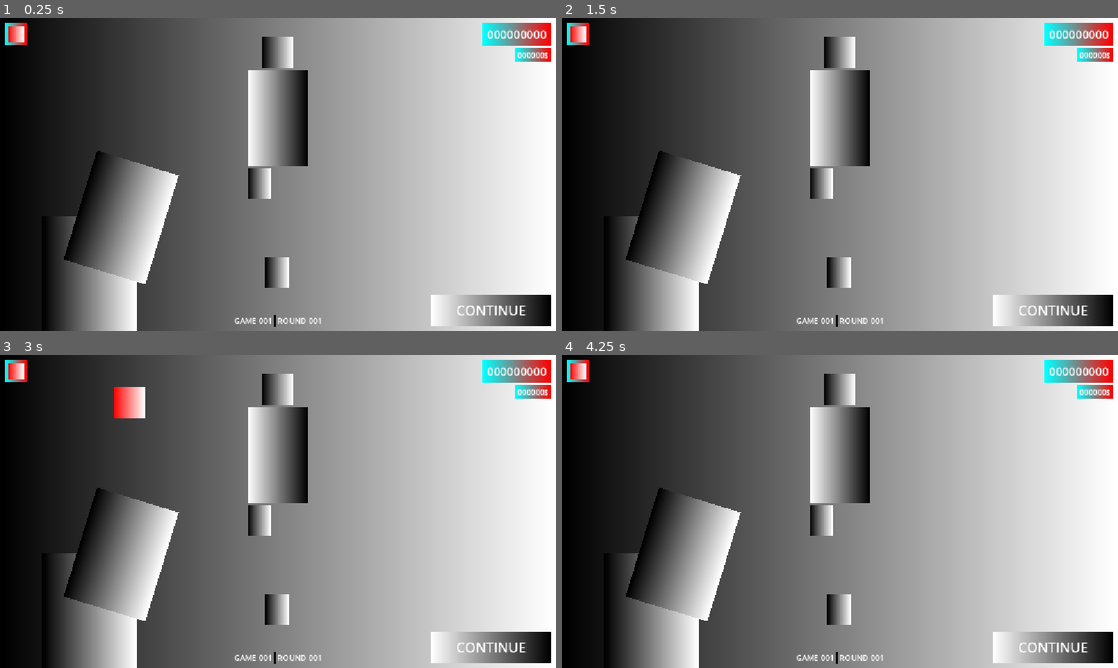
Above: before the commit, frames 1-4 (two rows, left to right).
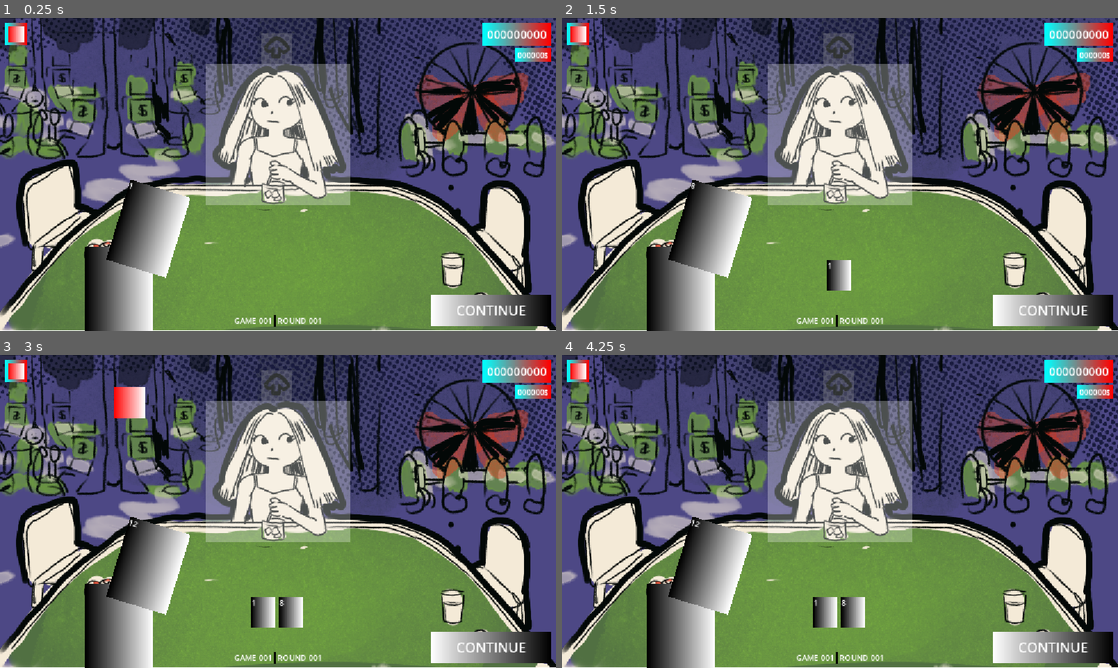
Above: after the commit, the same moments.

Repository: appellatebaton0/wild-jam-91
Game: Godot game, scene res://Scenes/Main.tscn
The game is run twice, just before and just after one commit, with the same random seed, the same clock (stepped at 60 frames per second) and the same inputs.
Inputs (mouse positions are in pixels of both pictures, inside the frame that each line leads up to):
- Up to frame 1 (0.25 s): no input
- Up to frame 2 (1.5 s): click "CONTINUE" at 0.5 s; click "CONTINUE" at 1.25 s
- Up to frame 3 (3 s): click "CONTINUE" at 2 s; tap Enter at 2.75 s; drag from (16, 370) to (333, 442) at 2.77 s
- Up to frame 4 (4.25 s): drag from (728, 527) to (812, 574) at 3.52 s

The runs differ from the first frame. In frame 1, 91% of the frame differs, in the area x 0-100%, y 0-100%; in frame 2, 90%; in frame 3, 90%; in frame 4, 91%.

Commit message:
h5.4 - Dealing Loop
Got the loop for dealing out cards fully working! That is huge progress.

Diff:
--- /dev/null
+++ b/Scenes/CardNode.tscn
@@ -0,0 +1,16 @@
+[gd_scene format=3 uid="uid://dt8xwjydmeqno"]
+
+[ext_resource type="Script" uid="uid://5tl1kqw1dydx" path="res://Scripts/CardNode.gd" id="1_eumo2"]
+
+[sub_resource type="Gradient" id="Gradient_23e6p"]
+
+[sub_resource type="GradientTexture2D" id="GradientTexture2D_50h0p"]
+gradient = SubResource("Gradient_23e6p")
+width = 48
+
+[node name="CardNode" type="TextureRect" unique_id=1318736687]
+offset_right = 40.0
+offset_bottom = 40.0
+texture = SubResource("GradientTexture2D_50h0p")
+script = ExtResource("1_eumo2")
+metadata/_custom_type_script = "uid://5tl1kqw1dydx"
--- a/Scenes/Main.tscn
+++ b/Scenes/Main.tscn
@@ -2,15 +2,10 @@
 
 [ext_resource type="Script" uid="uid://c7etl1ys6nxhx" path="res://Scripts/Table.gd" id="1_r150o"]
 [ext_resource type="PackedScene" uid="uid://bkxoekvv2efke" path="res://Scenes/ChipSlot.tscn" id="2_kln2b"]
+[ext_resource type="Texture2D" uid="uid://dccifra5kjsj2" path="res://Assets/Background.png" id="2_v1gob"]
 [ext_resource type="Resource" uid="uid://56pix6fkijvu" path="res://Assets/Chips/DoubleChip.tres" id="3_rgh2o"]
 [ext_resource type="Script" uid="uid://5tl1kqw1dydx" path="res://Scripts/CardNode.gd" id="4_rgh2o"]
 [ext_resource type="Script" uid="uid://ma7eerowatkx" path="res://Scripts/Player.gd" id="5_pbw6q"]
-
-[sub_resource type="Gradient" id="Gradient_c1w88"]
-
-[sub_resource type="GradientTexture2D" id="GradientTexture2D_r150o"]
-gradient = SubResource("Gradient_c1w88")
-width = 69
 
 [sub_resource type="Gradient" id="Gradient_idj7w"]
 offsets = PackedFloat32Array(0.005181347, 1)
@@ -31,19 +26,16 @@
 thickness = 4
 vertical = true
 
-[sub_resource type="Gradient" id="Gradient_rgh2o"]
-
-[sub_resource type="GradientTexture2D" id="GradientTexture2D_pbw6q"]
-gradient = SubResource("Gradient_rgh2o")
-width = 48
-
 [sub_resource type="Gradient" id="Gradient_v1gob"]
+offsets = PackedFloat32Array(0)
+colors = PackedColorArray(0.654902, 0.654902, 0.654902, 0.27450982)
 
 [sub_resource type="GradientTexture2D" id="GradientTexture2D_jw32o"]
 gradient = SubResource("Gradient_v1gob")
 
 [sub_resource type="Gradient" id="Gradient_r150o"]
-colors = PackedColorArray(1, 1, 1, 1, 0, 0, 0, 1)
+offsets = PackedFloat32Array(1)
+colors = PackedColorArray(1, 1, 1, 0.2901961)
 
 [sub_resource type="GradientTexture2D" id="GradientTexture2D_idj7w"]
 gradient = SubResource("Gradient_r150o")
@@ -76,7 +68,8 @@
 grow_horizontal = 2
 grow_vertical = 2
 mouse_filter = 2
-texture = SubResource("GradientTexture2D_r150o")
+texture = ExtResource("2_v1gob")
+expand_mode = 1
 
 [node name="MarginContainer" type="MarginContainer" parent="Table" unique_id=475158599]
 layout_mode = 1
@@ -247,19 +240,11 @@
 unique_name_in_owner = true
 layout_mode = 0
 offset_left = 8.0
-offset_top = 495.0
+offset_top = 501.0
 offset_right = 1140.0
-offset_bottom = 559.0
+offset_bottom = 565.0
 theme_override_constants/separation = 10
 alignment = 1
-
-[node name="CardNode" type="TextureRect" parent="Table/DealerHand" unique_id=1805258729]
-layout_mode = 2
-size_flags_horizontal = 4
-size_flags_vertical = 4
-texture = SubResource("GradientTexture2D_pbw6q")
-script = ExtResource("4_rgh2o")
-metadata/_custom_type_script = "uid://5tl1kqw1dydx"
 
 [node name="PlayerBox" type="Control" parent="Table" unique_id=667759408]
 unique_name_in_owner = true
@@ -280,46 +265,56 @@
 [node name="Intent" type="TextureRect" parent="Table/PlayerBox/Player" unique_id=1868972599]
 unique_name_in_owner = true
 layout_mode = 0
-offset_left = 30.0
-offset_right = 94.0
-offset_bottom = 64.0
+offset_left = 27.0
+offset_top = -8.0
+offset_right = 91.0
+offset_bottom = 56.0
 size_flags_horizontal = 4
 texture = SubResource("GradientTexture2D_jw32o")
 
-[node name="TextureRect" type="TextureRect" parent="Table/PlayerBox/Player" unique_id=393034014]
-custom_minimum_size = Vector2(125, 200)
-layout_mode = 0
-offset_top = 68.0
-offset_right = 125.0
-offset_bottom = 268.0
+[node name="Texture" type="TextureRect" parent="Table/PlayerBox/Player" unique_id=393034014]
+custom_minimum_size = Vector2(300, 200)
+layout_mode = 1
+anchors_preset = 8
+anchor_left = 0.5
+anchor_top = 0.5
+anchor_right = 0.5
+anchor_bottom = 0.5
+offset_left = -150.0
+offset_top = -112.0
+offset_right = 150.0
+offset_bottom = 181.0
+grow_horizontal = 2
+grow_vertical = 2
 size_flags_horizontal = 4
 size_flags_vertical = 4
 texture = SubResource("GradientTexture2D_idj7w")
 
 [node name="PlayerHand" type="HBoxContainer" parent="Table/PlayerBox/Player" unique_id=897403238]
 unique_name_in_owner = true
-layout_mode = 0
-offset_top = 272.0
-offset_right = 125.0
-offset_bottom = 336.0
+layout_mode = 1
+anchors_preset = 7
+anchor_left = 0.5
+anchor_top = 1.0
+anchor_right = 0.5
+anchor_bottom = 1.0
+offset_left = -111.0
+offset_top = 33.0
+offset_right = 111.0
+offset_bottom = 97.0
+grow_horizontal = 2
+grow_vertical = 0
 theme_override_constants/separation = 10
-
-[node name="CardNode" type="TextureRect" parent="Table/PlayerBox/Player/PlayerHand" unique_id=555024772]
-layout_mode = 2
-size_flags_horizontal = 4
-size_flags_vertical = 4
-texture = SubResource("GradientTexture2D_pbw6q")
-script = ExtResource("4_rgh2o")
-metadata/_custom_type_script = "uid://5tl1kqw1dydx"
+alignment = 1
 
 [node name="Hand" type="TextureRect" parent="Table" unique_id=121759968]
 layout_mode = 1
 anchors_preset = 2
 anchor_top = 1.0
 anchor_bottom = 1.0
-offset_left = 88.0
-offset_top = -238.0
-offset_right = 283.0
+offset_left = 176.0
+offset_top = -173.3128
+offset_right = 318.0
 grow_vertical = 0
 texture = SubResource("GradientTexture2D_50glp")
 
@@ -329,10 +324,10 @@
 anchors_preset = 2
 anchor_top = 1.0
 anchor_bottom = 1.0
-offset_left = 55.999992
-offset_top = -350.0
-offset_right = 233.12769
-offset_bottom = -111.999985
+offset_left = 37.560547
+offset_top = -289.95215
+offset_right = 167.939
+offset_bottom = -114.76738
 grow_vertical = 0
 rotation = 0.29793882
 pivot_offset = Vector2(108, 178)
--- a/Scripts/Card.gd
+++ b/Scripts/Card.gd
@@ -5,13 +5,15 @@
 signal visibility_changed(to:bool)
 
 ## If the card is face up or not.
-@export var visible := true:
+@export var visible := false:
 	set(to):
 		visibility_changed.emit(to)
 		visible = to
 
 @export var value:int:
 	set(to):
+		to = clamp(to, 1, 12)
+
 		value_changed.emit(value, to)
 
 		# Set the value to its new one.
--- a/Scripts/CardNode.gd
+++ b/Scripts/CardNode.gd
@@ -7,9 +7,17 @@
 
 @export var modifiable := false ## Whether a token can be dragged onto this card.
 
+var lab:Label
 func _ready() -> void:
 	mouse_entered.connect(_on_mouse_entered)
 	mouse_exited.connect(_on_mouse_exited)
 
+	# debug label.
+	lab = Label.new()
+	add_child(lab)
+
+func _process(delta: float) -> void: if card:
+	lab.text = str(card.value)
+
 func _on_mouse_entered() -> void: Global.hovered_card = self
 func _on_mouse_exited()  -> void: if Global.hovered_card == self: Global.hovered_card = null
--- a/Scripts/Chips/DoubleChip.gd
+++ b/Scripts/Chips/DoubleChip.gd
@@ -2,4 +2,6 @@
 ## Doubles the value of the card it's applied to.
 
 func apply(to:Card) -> void:
+
+	to.value *= 2
 	pass
--- a/Scripts/Hand.gd
+++ b/Scripts/Hand.gd
@@ -7,10 +7,11 @@
 var cards:Array[Card]
 
 ## Deal a new card into this hand.
-func deal(card:Card) -> bool:
+func deal(card:Card, visible := true) -> bool:
 	if cards.has(card): return false
 
-	cards.append(cards)
+	cards.append(card)
+	card.visible = visible
 	new_card.emit(card)
 
 	return true
@@ -21,7 +22,13 @@
 	cards.clear()
 
 ## Whether the current hand is winning or not
-func is_winning() -> bool: return (high() == 21) or (low() == 21)
+func is_winning(visible_only := false) -> bool: return (high(visible_only) == 21) or (low(visible_only) == 21)
+
+## Returns whichever, of the high and low, is closer to 21.
+func closest(visible_only := false) -> int:
+	var h = high(visible_only)
+	var l = low(visible_only)
+	return h if abs(h - 21) < abs(l - 21) else l
 
 ## Whether the current hand is losing.
 func is_over() -> bool: return low() > 21
--- a/Scripts/Player.gd
+++ b/Scripts/Player.gd
@@ -4,18 +4,21 @@
 @onready var intent_rect := %Intent     ## The TextureRect to show intent.
 @onready var hand_box    := %PlayerHand ## The VBox holding the hand.
 
-enum INTENT {HIT, STAND, OUT}
+enum INTENT {HIT, STAND, OUT, DOUBLE_DOWN}
 @export var intent := INTENT.HIT
 @export var hand := Hand.new() ## The player's hand
+
+@export_range(2, 500) var bet:int = 50
 
 func _ready() -> void:
 	hand.new_card.connect(_on_new_card)
 	hand.cleared.connect(_on_clear_cards)
 
-## Add a new card to the visible hand.
+const CARD_NODE_SCENE := preload("res://Scenes/CardNode.tscn")
+## Add a new card to the hand.
 func _on_new_card(card:Card):
 
-	var new = CardNode.new()
+	var new:CardNode = CARD_NODE_SCENE.instantiate()
 	new.card = card
 
 	hand_box.add_child(new)
@@ -26,20 +29,78 @@
 		child.queue_free()
 
 ## Change the intent to whatever it should be now.
-func renew_intent() -> void:
+func renew_intent() -> INTENT:
 
 	## If already standing or out, continue.
-	if intent == INTENT.STAND or intent == INTENT.OUT: return
+	if intent == INTENT.STAND or intent == INTENT.OUT: return intent
 
 	## If over 21, out.
 	if hand.low() > 21:
 		intent = INTENT.OUT
-		return
+		return intent
 
 	## Otherwise, make a choice based on the high and low scores, and the dealer's hand,
 	## + A little randomness for flavor.
+	## This is a simplification of https://en.wikipedia.org/wiki/Blackjack#Basic_strategy's chart.
 
-	# Stand if can be over 16
-	if hand.high() > 16:
-		intent = INTENT.STAND
-		return
+	var high = hand.high()
+	var low = hand.low()
+	## The chance to double down, if possible.
+	var double_chance:float = clamp((float(Global.game_count) / 10) - 1, 0, 0.8)
+
+	## Whether or not this hand has an ace in it.
+	var soft = high != low
+
+	# IF the player's hand is hard
+	if not soft:
+		# Stand if can be over 16
+		if high > 16: return set_intent(INTENT.STAND	, 0.07)
+
+		# If between 12-16, hit if the dealer is over 6, otherwise stand.
+		if high > 11 and high < 17:
+			return set_intent(INTENT.HIT if Global.dealer_hand.high(true) > 6 else INTENT.STAND, 0.13)
+
+		# If between 10-11, try to double down, and hit otherwise.
+		if high > 9 and high < 12:
+			return set_intent(INTENT.DOUBLE_DOWN if randf() <= double_chance else INTENT.HIT, 0.05, INTENT.HIT)
+
+		# If under 10, hit.
+		return set_intent(INTENT.HIT, 0.03)
+
+	# IF the player's hand is soft;
+	else:
+		# Stand if the soft is 9-10 (aka 19-20)
+		if low >= 9: return set_intent(INTENT.STAND, 0.07)
+
+		var deal_high = Global.dealer_hand.high(true)
+		if low == 8:
+
+			# If the dealer's high is 9+, hit.
+			if deal_high >= 9: return set_intent(INTENT.HIT, 0.07)
+			# 7-8, stand.
+			if deal_high > 6 and deal_high < 9: return set_intent(INTENT.STAND, 0.07)
+			# 2-6, double-down stand.
+			return set_intent(INTENT.DOUBLE_DOWN if randf() <= double_chance else INTENT.STAND, 0.05, INTENT.STAND)
+
+		# IF the dealer's too high, hit.
+		if deal_high > 6: return set_intent(INTENT.HIT, 0.05)
+
+		# Otherwise, double down depending on some stuff. idrk man.
+		var double_down = randf() <= double_chance and (7-low) - (deal_high * 2) <= -6
+		return set_intent(INTENT.DOUBLE_DOWN if double_down else INTENT.HIT, 0.05, INTENT.HIT)
+
+## Sets the intent to [to], with a chance to randomize it.
+func set_intent(to:INTENT, randomize_chance:float, randomize_def := intent) -> INTENT:
+	intent = to
+	if randf() <= randomize_chance: invert_intent(randomize_def)
+
+	return intent
+
+## Switches the intent to the opposite of what it was,
+## With a default for if there's no clear opposite.
+func invert_intent(def := intent):
+	match intent:
+		INTENT.STAND: intent = INTENT.HIT
+		INTENT.HIT: intent = INTENT.STAND
+		_:
+			intent = def
--- a/Scripts/Table.gd
+++ b/Scripts/Table.gd
@@ -22,9 +22,14 @@
 	Global.chips_changed.connect(_on_chips_changed)
 	cont_button.pressed.connect(_on_next_pressed)
 
+	Global.dealer_hand.new_card.connect(_on_new_card)
+	Global.dealer_hand.cleared.connect(_on_clear_cards)
+
 	for player in players:
 		deal_cycle.append(player)
 	deal_cycle.append(&"Dealer")
+
+	draw_new()
 
 const CHIP_SLOT_SCENE := preload("res://Scenes/ChipSlot.tscn")
 ## Update the chips in the chip_bar to the new set.
@@ -44,16 +49,64 @@
 		chip_bar.add_child(new)
 
 func _on_next_pressed() -> void:
-	## Deal the current card to whoever it goes to,
-	print(deal_index)
+	## Check for any met round end conditions.
 
+	var all_standing := true
 
-	# If just dealt to the dealer,
-	if deal_cycle[deal_index] == &"Dealer":
+	# Dealer is visibly winning.
+	if Global.dealer_hand.is_winning(true):
+		round_over(self)
+		return
 
+	# One of the players is winning.
+	for player in players.values():
+		if player.hand.is_winning():
+			round_over(player)
+			return
+		if not player.intent == Player.INTENT.STAND and not player.intent == Player.INTENT.OUT:
+			all_standing = false
 
-		pass
+	# IF all the players are standing or out, figure out who's won.
 
+	if all_standing:
+		var best_player:Player = null
+		var best_distance:int
+		for player in players.values(): if player is Player:
+			if player.intent == Player.INTENT.OUT: continue # Skip losing players.
+
+			if best_player == null or best_distance > abs(player.hand.closest() - 21):
+				best_player = player
+				best_distance = abs(player.hand.closest() - 21)
+
+		@warning_ignore("incompatible_ternary")
+		round_over(best_player if best_distance < abs(Global.dealer_hand.closest() - 21) else self)
+		return
+
+	## Round's still going... Deal the current card to whoever it goes to.
+	var target = deal_cycle[deal_index]
+
+	if target == &"Dealer":
+		var dealer_cards := Global.dealer_hand.cards
+		if len(dealer_cards) > 0: # Flip over the previous card.
+			dealer_cards[len(dealer_cards) - 1].visible = true
+
+		Global.dealer_hand.deal(next_card.card, false)
+		draw_new()
+	else:
+		target = players[target]
+		if target is Player: # Deal the card to the player, face down if they're doubling down.
+
+			match target.INTENT:
+				Player.INTENT.HIT:
+					target.hand.deal(next_card.card)
+					target.renew_intent()
+					draw_new()
+				Player.INTENT.DOUBLE_DOWN:
+					target.bet *= 2
+					target.hand.deal(next_card.card, false)
+					target.intent = Player.INTENT.STAND
+
+	## Cycle the dealing index.
 	cycle_deal_index()
 
 func cycle_deal_index() -> void:
@@ -74,6 +127,32 @@
 		if deal_cycle[deal_index] == &"Dealer" and Global.dealer_hand.high() < 17:
 			break # The next turn belongs to the dealer.
 
-## -- MANAGING DEALER's HAND -- ##
+# Draw a new card into the dealer's hand.
+func draw_new() -> void:
 
-# func _on_new_
+	next_card.card = Card.new()
+	next_card.card.value = randi_range(1, 12)
+
+	pass
+
+func round_over(winner:Control):
+	if winner == self: # The dealer won.
+		pass
+	elif winner is Player: # A player won.
+		pass
+
+## Update the dealer's hand when it changes.
+
+const CARD_NODE_SCENE := preload("res://Scenes/CardNode.tscn")
+## Add a new card to the hand.
+func _on_new_card(card:Card):
+
+	var new:CardNode = CARD_NODE_SCENE.instantiate()
+	new.card = card
+
+	dealer_hand.add_child(new)
+
+## Remove all the cards from the hand.
+func _on_clear_cards():
+	for child in dealer_hand.get_children():
+		child.queue_free()
Binary file added: Assets/Background.png
Not shown, added: Assets/Background.png.import
